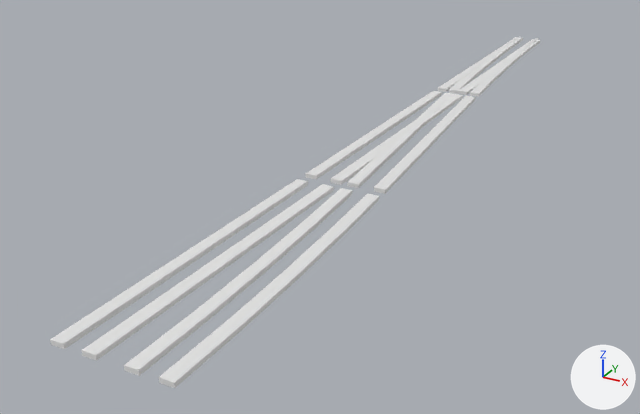
What one commit did to the OBJ model Resources/Meshes/6m/Boosted_Rail_Merge_End.obj.
Both versions are drawn from a camera (50 mm lens) standing at (21.7, -53.7, 19.8) and looking at (-5.1, -4.8, -4.6). The lights are fixed; the arrows at lower right show +X, +Y and +Z. Where no turn or scale is listed for an object, it has been applied to the vertices.

The older version as bpy lines, for what is in view:
```python
me_boosted_rail_merge_end = bpy.data.meshes.new('Boosted_Rail_Merge_End')
me_boosted_rail_merge_end.from_pydata(...)  # 260 vertices, 352 faces; spans x -3.2..3.2, y -31.5..32.0, z -0.2..0.1
ob_boosted_rail_merge_end = bpy.data.objects.new('Boosted_Rail_Merge_End', me_boosted_rail_merge_end)
ob_boosted_rail_merge_end.location = (0.0, 0.0, 0.0)
```
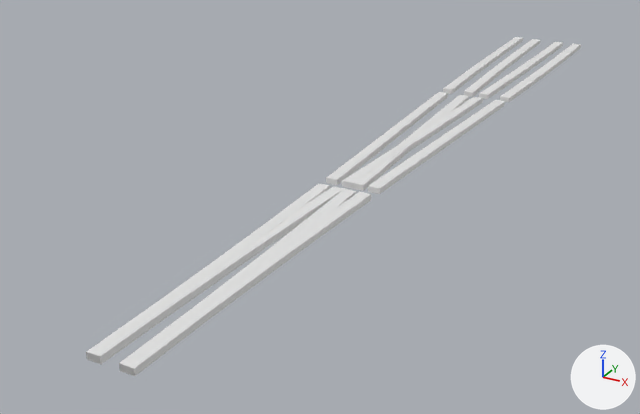
The change in detail:
me_boosted_rail_merge_end is used by ob_boosted_rail_merge_end; location (0.0, 0.0, 0.0).
me_boosted_rail_merge_end had 260 vertices, 352 faces and spanned x -3.2..3.2, y -31.5..32.0, z -0.2..0.1.
me_boosted_rail_merge_end now has 240 vertices, 336 faces and spans x -3.2..3.2, y -31.5..31.5, z -0.3..0.1.
me_boosted_rail_merge_end part 1: the loose piece of 20 vertices spanning x -1.5..-0.7, y 11.2..31.5, z -0.2..0.1 is turned -1.4 degrees about the z axis through its middle, then moved by (3.7, 0.0, 0.0).
me_boosted_rail_merge_end part 2: the loose piece of 20 vertices spanning x 1.5..3.2, y -31.5..-11.2, z -0.2..0.1 is turned -5.3 degrees about the z axis through its middle, then moved by (-0.6, 21.3, 0.0).
me_boosted_rail_merge_end part 3: the loose piece of 20 vertices spanning x -3.2..-2.4, y -31.5..-11.1, z -0.2..0.1 is multiplied about its middle by the matrix ((0.999, 0.024, 0.023), (-0.024, 1.0, -0.001), (-0.023, 0.0, 1.0)), then moved by (3.9, 0.0, 0.0).
me_boosted_rail_merge_end part 4: the loose piece of 20 vertices spanning x -3.2..-2.4, y -31.5..-11.1, z -0.2..0.1 is copied, and the copy is turned -1.4 degrees about the z axis through its middle, then moved by (2.2, 0.0, 0.0); it spans x -1.2..0.0, y -31.5..-11.2, z -0.3..0.1.
me_boosted_rail_merge_end part 5: 2 vertices moved within x -1.5..0.9, y -16.0, z 0.1; 160 vertices removed from x -3.2..2.1, y -31.5..31.5, z -0.2..0.1; 140 vertices added at x -3.2..1.5, y -31.5..31.5, z -0.3..0.1.

What differs and where, as boxes (x1, y1, x2, y2) in the pictures (640 x 414 px; the box of a moved part takes in the faces that stretch with it):
'Boosted_Rail_Merge_End', reshaped
    before: (50, 36, 540, 388)
    after: (86, 37, 581, 376)
part 1 of me_boosted_rail_merge_end, moved or reshaped
    before: (458, 41, 540, 95)
    after: (500, 43, 581, 102)
part 2 of me_boosted_rail_merge_end, moved or reshaped
    before: (159, 193, 379, 388)
    after: (368, 100, 505, 194)
part 3 of me_boosted_rail_merge_end, moved or reshaped
    before: (50, 179, 308, 349)
    after: (119, 192, 371, 376)
part 4 of me_boosted_rail_merge_end, added
    after: (86, 186, 345, 364)
part 5 of me_boosted_rail_merge_end, moved or reshaped
    before: (82, 37, 539, 376)
    after: (86, 38, 563, 376)
